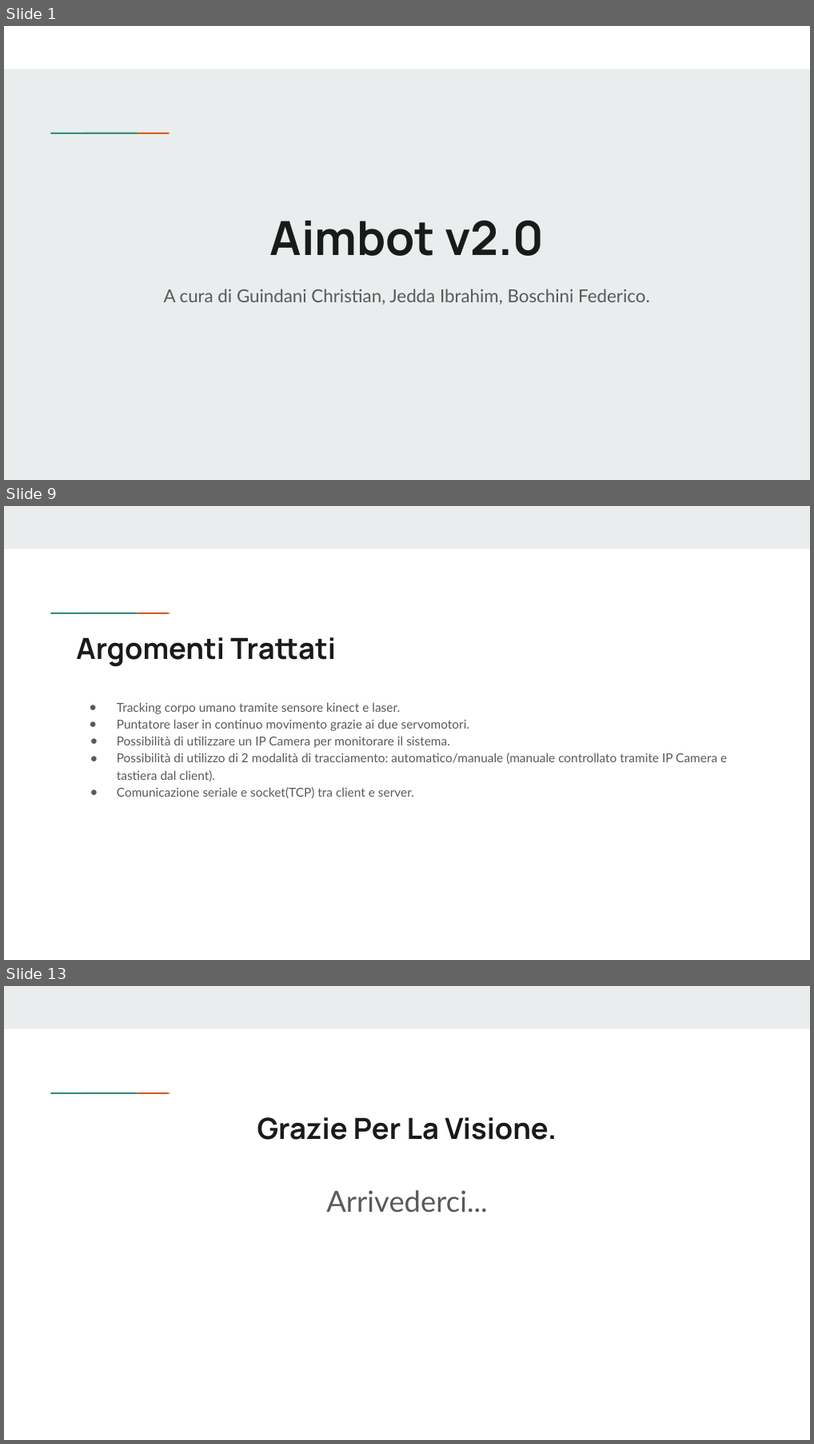
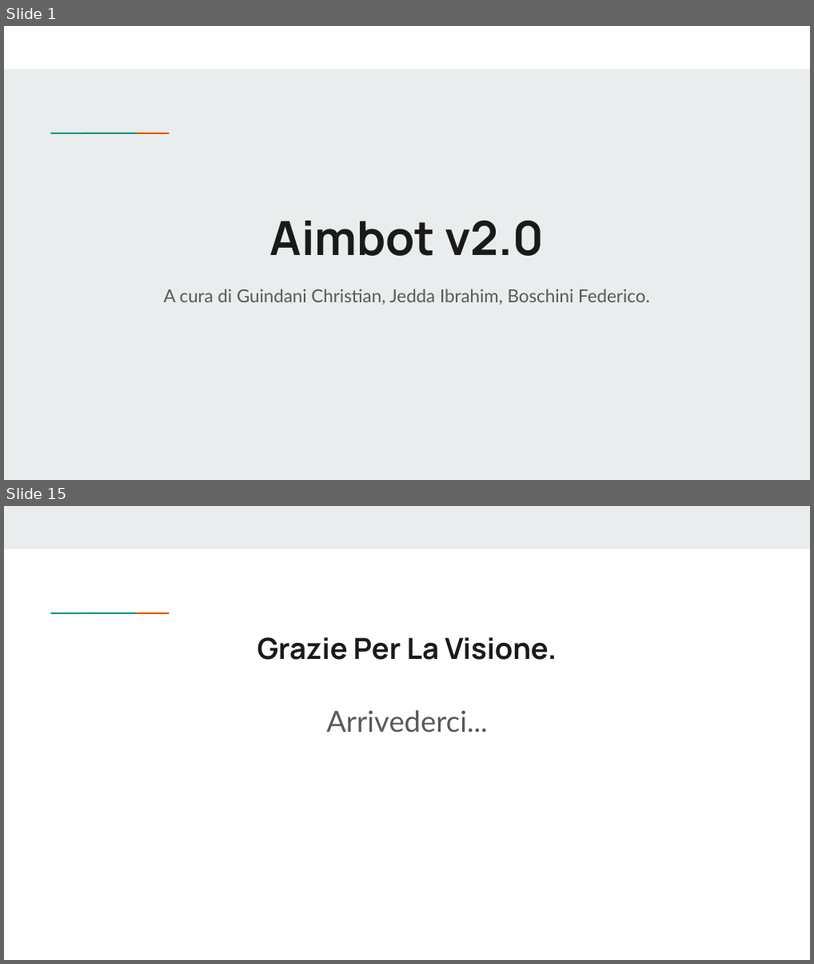
Before and after one commit to Sguinza/Progetto-Secondo-Quadrimestre, a slide deck: Presentazione Progetto (1).pptx. Shown one above the other, each under a label of ours: slides 1, 9 and 13 before the commit, slides 1 and 15 after it; the slides between them are not shown. The pictures are 814x1444 and 814x964 pixels, drawn with LibreOffice and Linux fonts; fonts in the diff are those of the drawing. Boxes give left, top, right and bottom in pixels: in the first picture for what was removed or moved away, otherwise in the second. Text is boxed around its words. In the diff, an @@ line names an element or a change of style, - is before the commit and + after.

```diff
--- a/Presentazione Progetto (1).pptx
+++ b/Presentazione Progetto (1).pptx
@@ slide 9 removed at (x1=4, y1=506, x2=810, y2=960), background #FFFFFF; not listed: 3 template elements that a slide beside it also shows @@
@@ title removed at (x1=76, y1=637, x2=336, y2=667) @@
-Argomenti Trattati
@@ text removed at (x1=117, y1=702, x2=727, y2=798) @@
-● Tracking corpo umano tramite sensore kinect e laser.
-● Puntatore laser in continuo movimento grazie ai due servomotori.
-● Possibilità di utilizzare un IP Camera per monitorare il sistema.
-● Possibilità di utilizzo di 2 modalità di tracciamento: automatico/manuale (manuale controllato tramite IP Camera e tastiera dal client).
-● Comunicazione seriale e socket(TCP) tra client e server.
@@ what was slide 13 is now slide 15 @@
```
Also in this commit, not shown: 8 slides changed, 5 slides added, 2 other slides removed.
